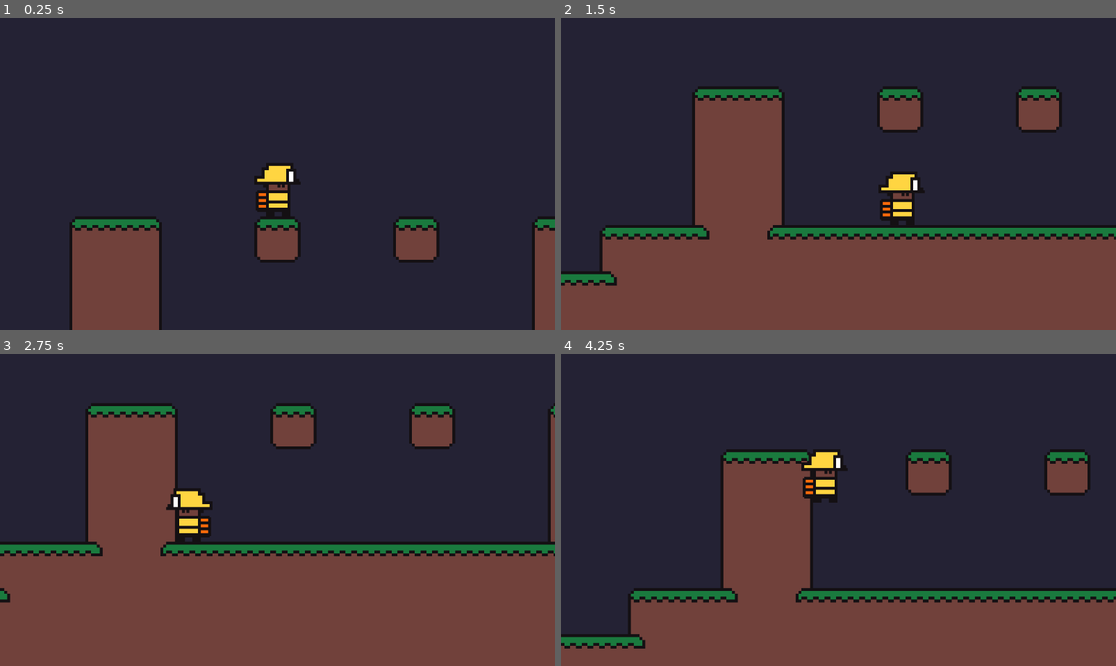
Above: before the commit, frames 1-4 (two rows, left to right).
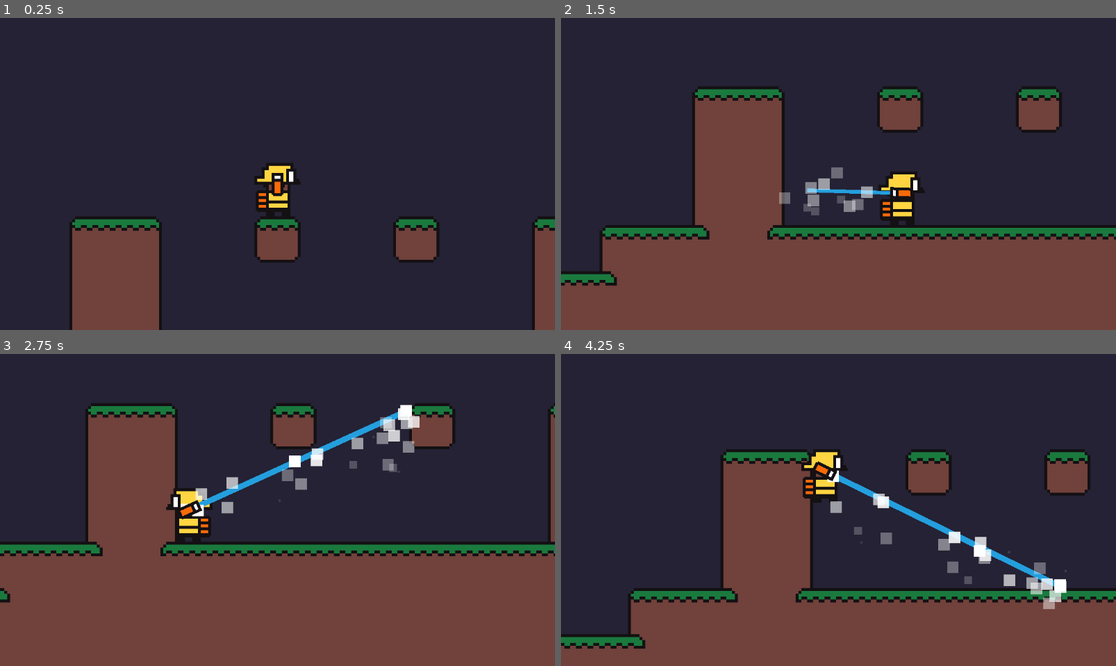
Above: after the commit, the same moments.

Repository: noah-eben/Nature-Rescue-Game
Game: Godot game, scene res://scenes/level_zero.tscn
Same seed, same stepped clock (60 frames per second), same inputs: the game is played once before the commit and once after it.
Inputs (mouse positions are in pixels of both pictures, inside the frame that each line leads up to):
- Up to frame 1 (0.25 s): no input
- Up to frame 2 (1.5 s): tap Enter (ui_accept) at 0.5, 0.77 s; move the mouse to (960, 158) at 0.52 s; press the mouse at (960, 158) at 0.53 s; hold Right (right) from 0.53 s (still down); move the mouse to (727, 189) at 1.27 s; release the mouse at (727, 189) at 1.28 s; click (727, 189) at 1.35 s
- Up to frame 3 (2.75 s): tap Enter (ui_accept) at 1.52 s; move the mouse to (333, 441) at 2.02 s; release Right (right) at 2.03 s; press the mouse at (333, 441) at 2.03 s; hold A (left) from 2.03 s (still down)
- Up to frame 4 (4.25 s): move the mouse to (810, 572) at 2.77 s; release A (left) at 2.78 s; release the mouse at (810, 572) at 2.78 s; hold Right (right) from 2.78 s (still down); click (810, 572) at 2.85 s; tap Enter (ui_accept) at 3.02, 3.77 s; move the mouse to (1005, 556) at 3.52 s; press the mouse at (1005, 556) at 3.53 s

The runs differ from the first frame. In frame 1, 0.1% of the frame differs, in the area x 48-52%, y 49-58%; in frame 2, 1.0%; in frame 3, 2.2%; in frame 4, 2.2%, in the area x 45-92%, y 34-82%.

Commit message:
Completed water gun version 2

Diff:
--- a/scenes/firefighter.tscn
+++ b/scenes/firefighter.tscn
@@ -7,6 +7,7 @@
 radius = 8.0
 
 [node name="Firefighter" type="CharacterBody2D"]
+collision_layer = 2
 script = ExtResource("1_3hqrn")
 metadata/_edit_vertical_guides_ = [12.0, -20.0, -20.0]
 metadata/_edit_horizontal_guides_ = [-20.0, 24.0]
--- /dev/null
+++ b/scenes/laser_test_level.tscn
@@ -0,0 +1,17 @@
+[gd_scene load_steps=3 format=3 uid="uid://bwqgkxp2xnqd0"]
+
+[ext_resource type="PackedScene" uid="uid://b8qvugb8f4ram" path="res://scenes/water_gun_two.tscn" id="1_trb4j"]
+
+[sub_resource type="RectangleShape2D" id="RectangleShape2D_5o4yu"]
+size = Vector2(20, 156)
+
+[node name="Laser Test" type="Node2D"]
+
+[node name="waterGunTwo" parent="." instance=ExtResource("1_trb4j")]
+position = Vector2(256, 185)
+
+[node name="StaticBody2D" type="StaticBody2D" parent="."]
+
+[node name="CollisionShape2D" type="CollisionShape2D" parent="StaticBody2D"]
+position = Vector2(708, 179)
+shape = SubResource("RectangleShape2D_5o4yu")
--- a/scenes/level_zero.tscn
+++ b/scenes/level_zero.tscn
@@ -1,9 +1,10 @@
-[gd_scene load_steps=9 format=4 uid="uid://canc6eqk7dls7"]
+[gd_scene load_steps=10 format=4 uid="uid://canc6eqk7dls7"]
 
 [ext_resource type="Texture2D" uid="uid://clssvmukxyme1" path="res://sprites/tilesetThree.png" id="1_6oe1b"]
 [ext_resource type="Texture2D" uid="uid://cfjufiyeltheh" path="res://sprites/tilesetTwo.png" id="1_40n3l"]
 [ext_resource type="Script" uid="uid://b4si8dhg2rbh6" path="res://scripts/camera_2d.gd" id="2_a0gos"]
 [ext_resource type="PackedScene" uid="uid://chx1cwetvjvyu" path="res://scenes/firefighter.tscn" id="2_buf0d"]
+[ext_resource type="PackedScene" uid="uid://b8qvugb8f4ram" path="res://scenes/water_gun_two.tscn" id="5_qnx47"]
 
 [sub_resource type="TileSetAtlasSource" id="TileSetAtlasSource_qnx47"]
 texture = ExtResource("1_6oe1b")
@@ -426,3 +427,5 @@
 
 [node name="Firefighter" parent="." instance=ExtResource("2_buf0d")]
 position = Vector2(368, 153)
+
+[node name="waterGunTwo" parent="Firefighter" instance=ExtResource("5_qnx47")]
--- a/scenes/water_gun_two.gd
+++ b/scenes/water_gun_two.gd
@@ -4,13 +4,34 @@
 
 @onready var raycast: RayCast2D = $RayCast2D
 @onready var stream: Line2D = $RayCast2D/Line2D
+@onready var particles: CPUParticles2D = $RayCast2D/Particles
+@onready var beam_particles: CPUParticles2D = $RayCast2D/Particles2
+
+func _ready() -> void:
+	stream.points[1] = Vector2.ZERO
 
 func draw_water_stream(delta: float) -> void:
+	particles.position = stream.points[1]
 	raycast.force_raycast_update()
+	var cast_point = to_local(raycast.get_collision_point())
+	beam_particles.position = stream.points[1] * 0.5
+	beam_particles.emission_rect_extents.x = (stream.points[1] - stream.points[0]).length() * 0.5
 
-	if raycast.is_colliding():
-		var cast_point = raycast.get_collision_point()
+	if raycast.is_colliding() and Input.is_action_pressed("shoot"):
 		stream.points[1] = cast_point
+		appear()
+		particles.emitting = true
+		beam_particles.emitting = true
+	elif not raycast.is_colliding() and Input.is_action_pressed("shoot"):
+		stream.points[1] = Vector2(400, 0)
+		appear()
+		particles.emitting = true
+		beam_particles.emitting = true
+	elif Input.is_action_just_released("shoot"):
+		disappear()
+		particles.emitting = false
+		beam_particles.emitting = false
+		#stream.points[1] = Vector2.ZERO
 
 func _physics_process(delta: float) -> void:
 	look_at(get_global_mouse_position())
@@ -21,10 +42,21 @@
 	else:
 		scale.y = 1
 
-	if Input.is_action_just_pressed("shoot"):
-		var droplet_instance = DROPLET.instantiate()
-		get_tree().root.add_child(droplet_instance)
-		droplet_instance.global_position = global_position
-		droplet_instance.rotation = rotation
+	draw_water_stream(delta)
 
-	draw_water_stream(delta)
+# Make laser appear
+func appear() -> void:
+	var tween = create_tween()
+	tween.tween_property(stream, 'width', 4.0, 0.3)
+
+# Make laser disappear
+func disappear() -> void:
+	var tween = create_tween()
+	tween.tween_property(stream, 'width', 0, 0.3)
+
+#func shootBullets() -> void:
+	#if Input.is_action_just_pressed("shoot"):
+		#var droplet_instance = DROPLET.instantiate()
+		#get_tree().root.add_child(droplet_instance)
+		#droplet_instance.global_position = global_position
+		#droplet_instance.rotation = rotation
--- a/scenes/water_gun_two.tscn
+++ b/scenes/water_gun_two.tscn
@@ -1,19 +1,59 @@
-[gd_scene load_steps=4 format=3 uid="uid://b8qvugb8f4ram"]
+[gd_scene load_steps=8 format=3 uid="uid://b8qvugb8f4ram"]
 
 [ext_resource type="Script" uid="uid://g1dbff052g51" path="res://scenes/water_gun_two.gd" id="1_hv546"]
-[ext_resource type="Script" uid="uid://khw5f2h6hfdi" path="res://scripts/raycast.gd" id="2_llah7"]
+[ext_resource type="Script" uid="uid://c40r3kn8e4e43" path="res://scripts/raycast.gd" id="2_llah7"]
 [ext_resource type="Texture2D" uid="uid://d30jtcgpbymjx" path="res://sprites/watergun.png" id="2_prlqg"]
+[ext_resource type="Texture2D" uid="uid://b123l8aju2535" path="res://sprites/circle.png" id="3_llah7"]
+
+[sub_resource type="Curve" id="Curve_1n6b1"]
+_data = [Vector2(0.00732601, 1), 0.0, 0.0, 0, 0, Vector2(0.641026, 1), 0.0, 0.0, 0, 0, Vector2(1, 0), 0.0, 0.0, 0, 0]
+point_count = 3
+
+[sub_resource type="Gradient" id="Gradient_2pwai"]
+colors = PackedColorArray(1, 1, 1, 1, 1, 1, 1, 0)
+
+[sub_resource type="Gradient" id="Gradient_2i20j"]
+colors = PackedColorArray(1, 1, 1, 1, 1, 1, 1, 1)
 
 [node name="waterGunTwo" type="Node2D"]
 script = ExtResource("1_hv546")
 
 [node name="RayCast2D" type="RayCast2D" parent="."]
-target_position = Vector2(1000, 0)
+target_position = Vector2(600, 0)
+collide_with_areas = true
 script = ExtResource("2_llah7")
 
 [node name="Line2D" type="Line2D" parent="RayCast2D"]
 points = PackedVector2Array(0, 0, 100, 0)
-width = 4.0
+width = 8.0
+default_color = Color(0.141176, 0.623529, 0.870588, 1)
+
+[node name="Particles" type="CPUParticles2D" parent="RayCast2D"]
+emitting = false
+texture = ExtResource("3_llah7")
+lifetime = 0.15
+spread = 180.0
+gravity = Vector2(0, 0)
+initial_velocity_min = 110.0
+initial_velocity_max = 130.0
+scale_amount_curve = SubResource("Curve_1n6b1")
+color_ramp = SubResource("Gradient_2pwai")
+color_initial_ramp = SubResource("Gradient_2i20j")
+
+[node name="Particles2" type="CPUParticles2D" parent="RayCast2D"]
+emitting = false
+amount = 18
+texture = ExtResource("3_llah7")
+lifetime = 0.15
+emission_shape = 3
+emission_rect_extents = Vector2(1, 1)
+spread = 180.0
+gravity = Vector2(0, 0)
+initial_velocity_min = 110.0
+initial_velocity_max = 130.0
+scale_amount_curve = SubResource("Curve_1n6b1")
+color_ramp = SubResource("Gradient_2pwai")
+color_initial_ramp = SubResource("Gradient_2i20j")
 
 [node name="Sprite2D" type="Sprite2D" parent="."]
 texture = ExtResource("2_prlqg")
--- a/scripts/firefighter.gd
+++ b/scripts/firefighter.gd
@@ -12,6 +12,7 @@
 var facing_right = true
 
 func _ready():
+	#print(name)
 	pass
 
 
@@ -44,9 +45,7 @@
 		var pos = position
 		var shoot_dir = pos - mouse_pos
 		var shoot_dir_normalized = shoot_dir.normalized()
-		print(shoot_dir.normalized())
 		motion = lerp(motion, shoot_dir_normalized * 500, 1)
-		print(motion)
 
 
 	#if is_on_floor():
--- a/scripts/raycast.gd
+++ b/scripts/raycast.gd
@@ -1,4 +1,5 @@
 extends RayCast2D
 
-func _physics_process(delta: float) -> void:
+func _ready() -> void:
+	#add_exception_rid(RID(738734374915))
 	pass
Not shown, changed: scripts/raycast.gd.uid
Binary file added: sprites/circle.png
Not shown, added: sprites/circle.png.import
